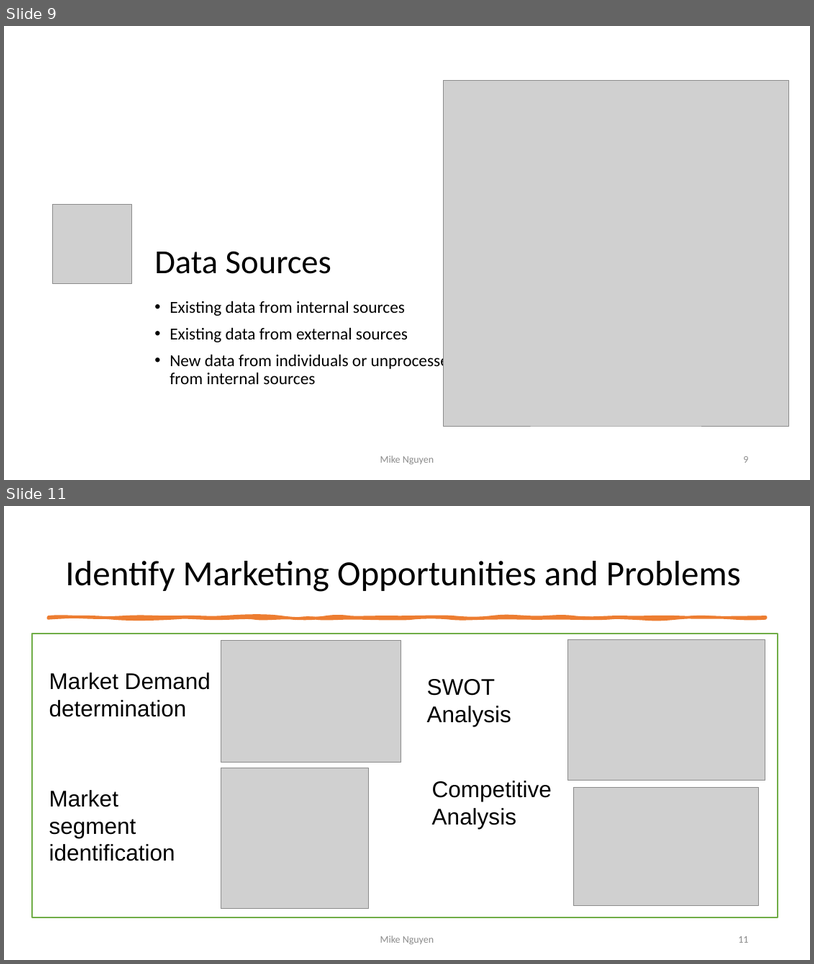
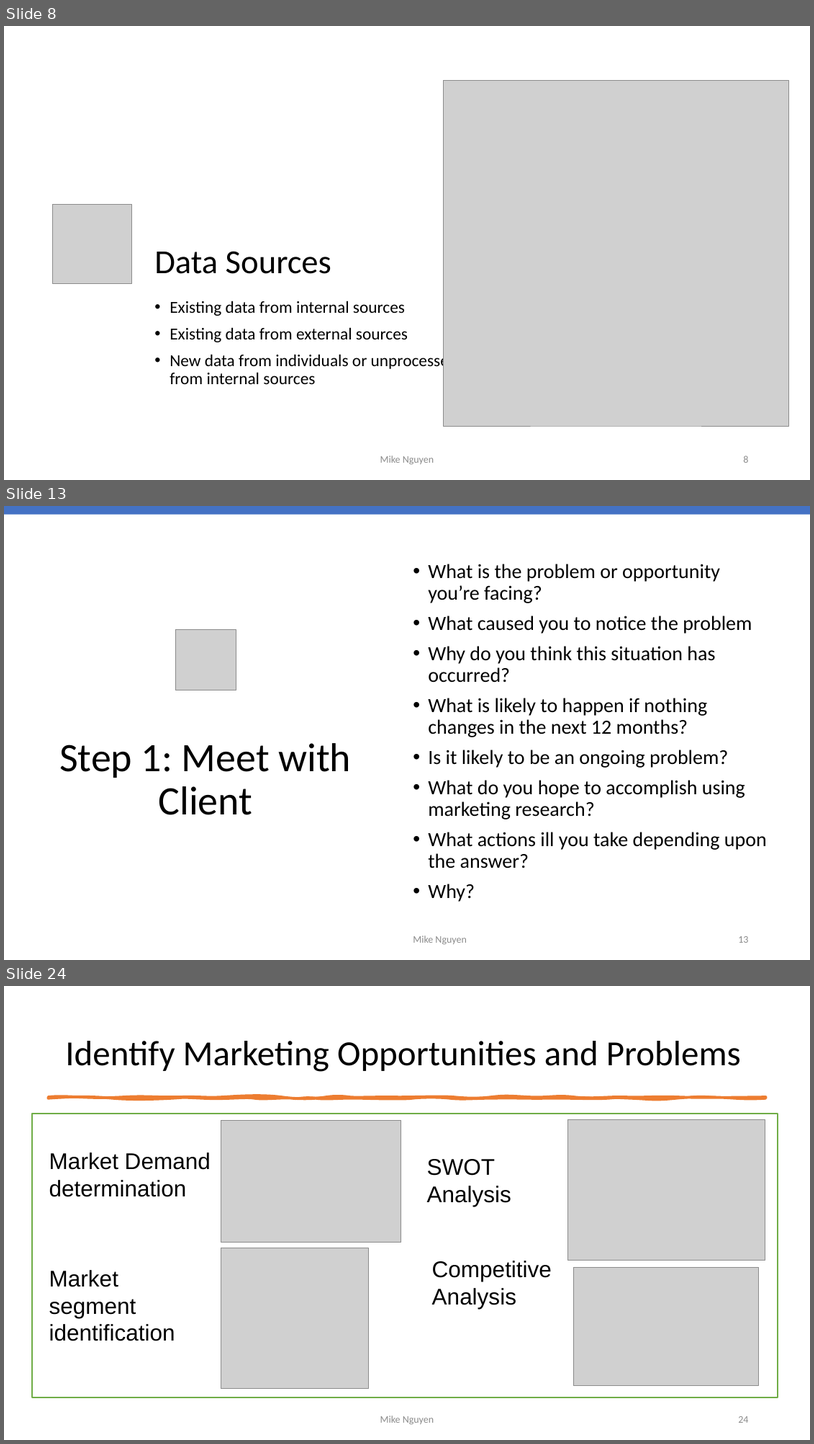
Before and after one commit to mikenguyen13/mar4050, a slide deck: lectures/2/Marketing Research Process.pptx. Shown one above the other, each under a label of ours: slides 9 and 11 before the commit, slides 8, 13 and 24 after it; the slides between them are not shown. The pictures are 814x964 and 814x1444 pixels, drawn with LibreOffice and Linux fonts; fonts in the diff are those of the drawing; grey boxes stand for pictures. Boxes give left, top, right and bottom in pixels: in the first picture for what was removed or moved away, otherwise in the second. Text is boxed around its words. In the diff, an @@ line names an element or a change of style, - is before the commit and + after.

```diff
--- a/lectures/2/Marketing Research Process.pptx
+++ b/lectures/2/Marketing Research Process.pptx
@@ slide 13 added at [4,506,810,960], background #FFFFFF @@
@@ rectangle added at [4,506,810,514], fill #4472C4 @@
@@ text added at [428,564,767,901], 24 pt, text #000000 @@
+• What is the problem or opportunity you’re facing?
+• What caused you to notice the problem
+• Why do you think this situation has occurred?
+• What is likely to happen if nothing changes in the next 12 months?
+• Is it likely to be an ongoing problem?
+• What do you hope to accomplish using marketing research?
+• What actions ill you take depending upon the answer?
+• Why?
@@ picture added at [175,629,236,690] @@
@@ title added at [59,743,351,815], 48 pt, text #000000 @@
+Step 1: Meet with Client
@@ text added at [413,935,466,944], 12 pt, text #8C8C8C @@
+Mike Nguyen
@@ page number added at [738,936,748,942], 12 pt, text #8C8C8C @@
+13
@@ what was slide 9 is now slide 8 @@
@@ page number at [743,455,748,462]: text changed @@
-9
+8
@@ what was slide 11 is now slide 24 @@
@@ page number at [738,1416,748,1422]: text changed @@
-11
+24
```
Also in this commit, not shown: 5 slides changed, 13 other slides added, 18 other files.
